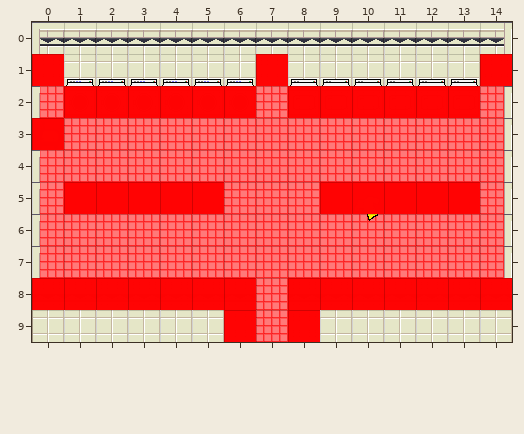
Tiled map, stored at game/Assets/Tilemaps/level1_laundromat_interior.tmx. This is how it looked before the edit.
Cells are 32x32 px. Shown: x 0..14, y 0..9. Not drawn, because the pictures are missing: unchanged layer "Tables".
After the commit:
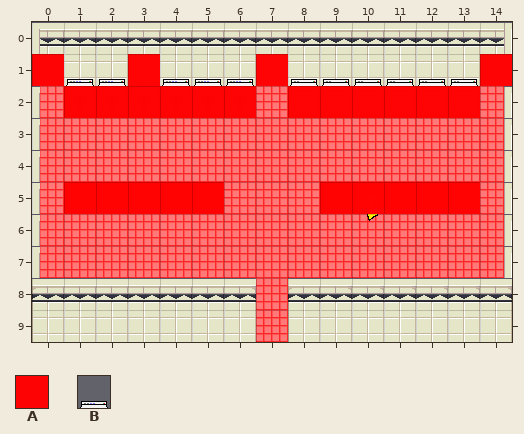
Key: from "collisions": A 0; from "washing_machine": B 0.
_ is an empty cell, # one hidden under a higher layer.
Message: Revised laundromat map, can add items to inventory
Difference:
{"where": "layer \"Stolen Chair from Bank\" (removed)"}
{"y":3,"x":0,"old":"#","new":"_"}
{"where": "layer \"Washers and Dryers\""}
{"y":1,"x":3,"old":"B","new":"_"}
{"where": "layer \"Collisions\""}
{"y":1,"x":3,"old":"_","new":"A"}
{"y":3,"x":0,"old":"A","new":"_"}
{"y":8,"x":0,"old":"AAAAAAA","new":"_______"}
{"y":8,"x":8,"old":"AAAAAAA","new":"_______"}
{"y":9,"x":6,"old":"A","new":"_"}
{"y":9,"x":8,"old":"A","new":"_"}
{"label":"changed","picture_box":[128,54,160,86]}
{"label":"removed","picture_box":[32,118,64,150]}
{"label":"removed","picture_box":[32,278,256,342]}
{"label":"removed","picture_box":[288,278,512,342]}
